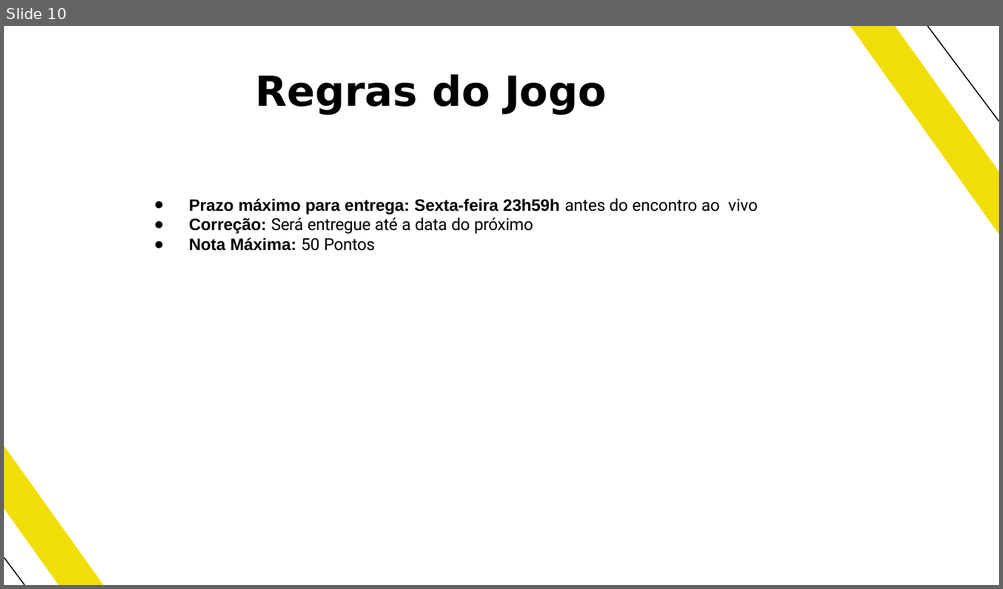
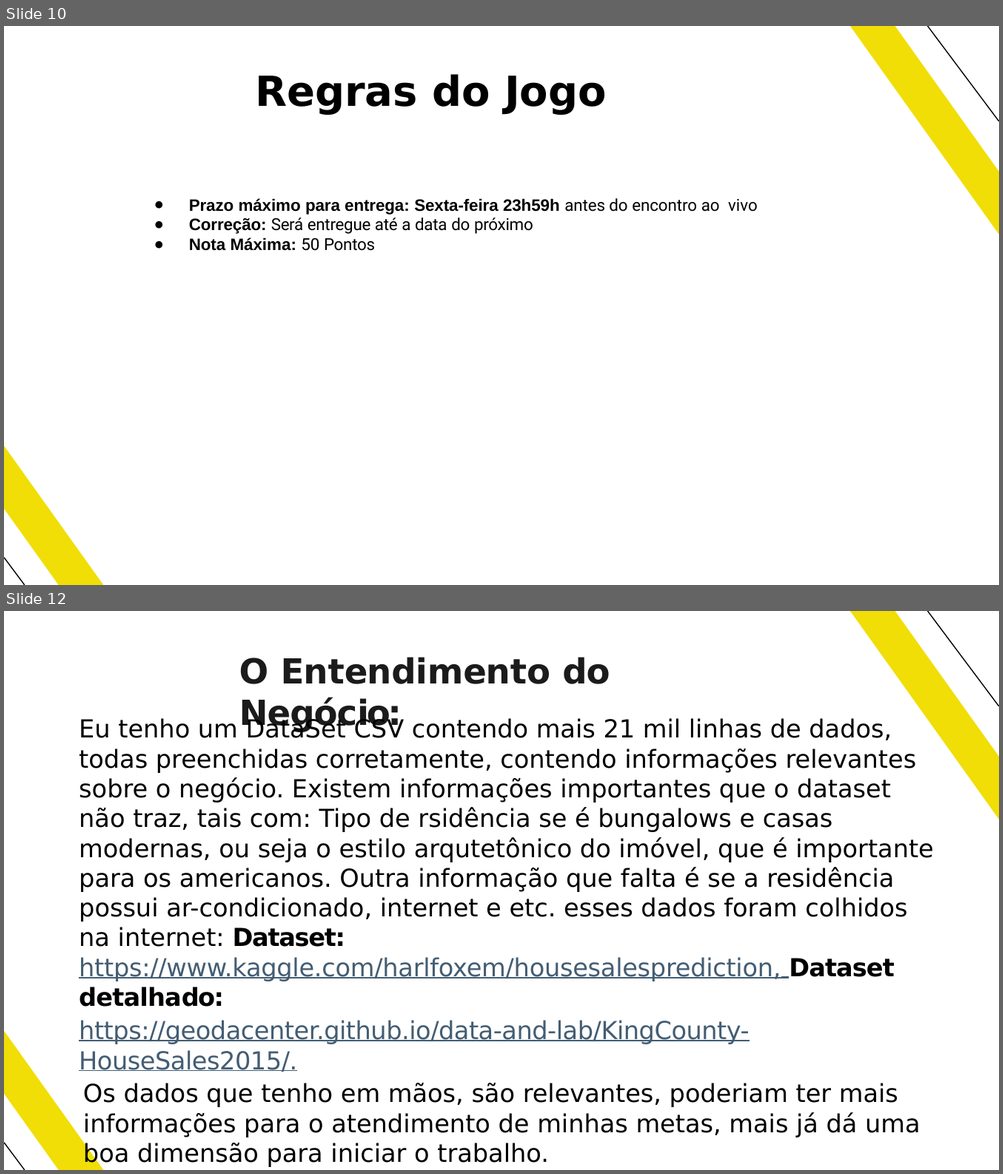
Before and after one commit to valdirdpg/curso-dnc, a slide deck: MODULO-3/MINI-PROJETO/Mini Projeto - Roof Imoveis.pptx. Shown one above the other, each under a label of ours: slide 10 before the commit, slides 10 and 12 after it; the slides between them are not shown. The pictures are 1003x589 and 1003x1174 pixels, drawn with LibreOffice and Linux fonts; fonts in the diff are those of the drawing. Boxes give left, top, right and bottom in pixels: in the first picture for what was removed or moved away, otherwise in the second. Text is boxed around its words. In the diff, an @@ line names an element or a change of style, - is before the commit and + after.

```diff
--- a/MODULO-3/MINI-PROJETO/Mini Projeto - Roof Imoveis.pptx
+++ b/MODULO-3/MINI-PROJETO/Mini Projeto - Roof Imoveis.pptx
@@ slide 12 added at box(4, 611, 999, 1170), background #FFFFFF; not listed: 4 template elements that a slide beside it also shows @@
@@ title added at box(239, 657, 609, 732), 25 pt, text #1C1B1C, bold @@
+O Entendimento do Negócio:
@@ text added at box(79, 718, 933, 1167), 18 pt, text #000000 @@
+Eu tenho um DataSet CSV contendo mais 21 mil linhas de dados, todas preenchidas corretamente, contendo informações relevantes sobre o negócio. Existem informações importantes que o dataset não traz, tais com: Tipo de rsidência se é bungalows e casas modernas, ou seja o estilo arqutetônico do imóvel, que é importante para os americanos. Outra informação que falta é se a residência possui ar-condicionado, internet e etc. esses dados foram colhidos na internet: Dataset: https://www.kaggle.com/harlfoxem/housesalesprediction, Dataset detalhado:
+https://geodacenter.github.io/data-and-lab/KingCounty-HouseSales2015/.
+Os dados que tenho em mãos, são relevantes, poderiam ter mais informações para o atendimento de minhas metas, mais já dá uma boa dimensão para iniciar o trabalho.
```
Also in this commit, not shown: 13 other slides changed, 25 other slides added, 3 slides removed, 38 other files.
